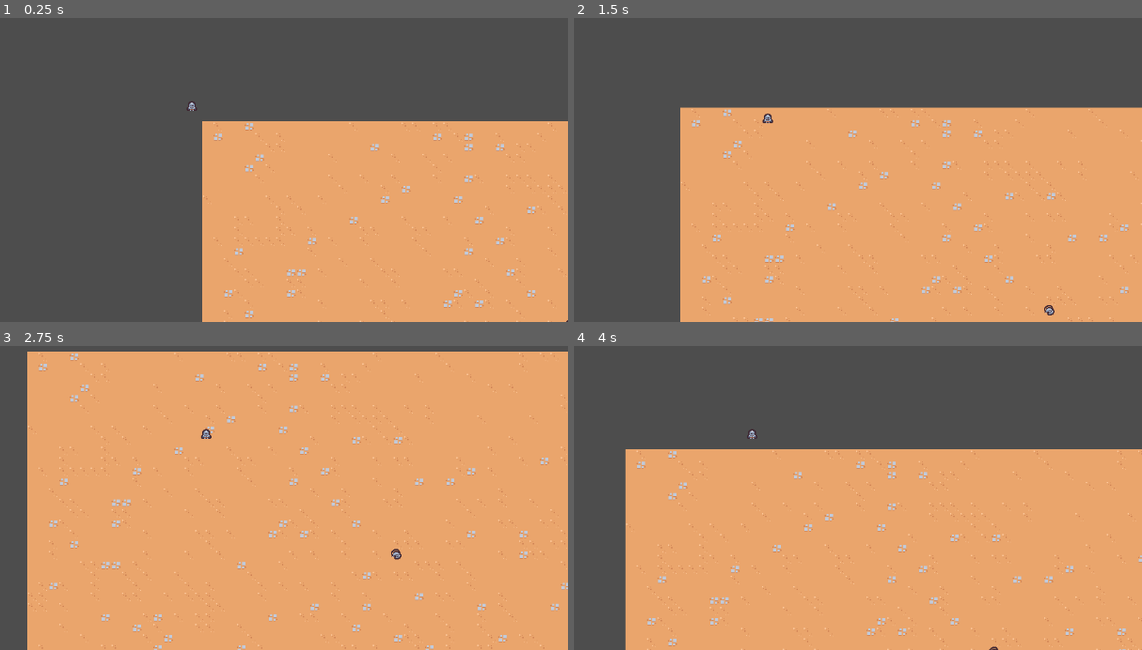
Above: before the commit, frames 1-4 (two rows, left to right).
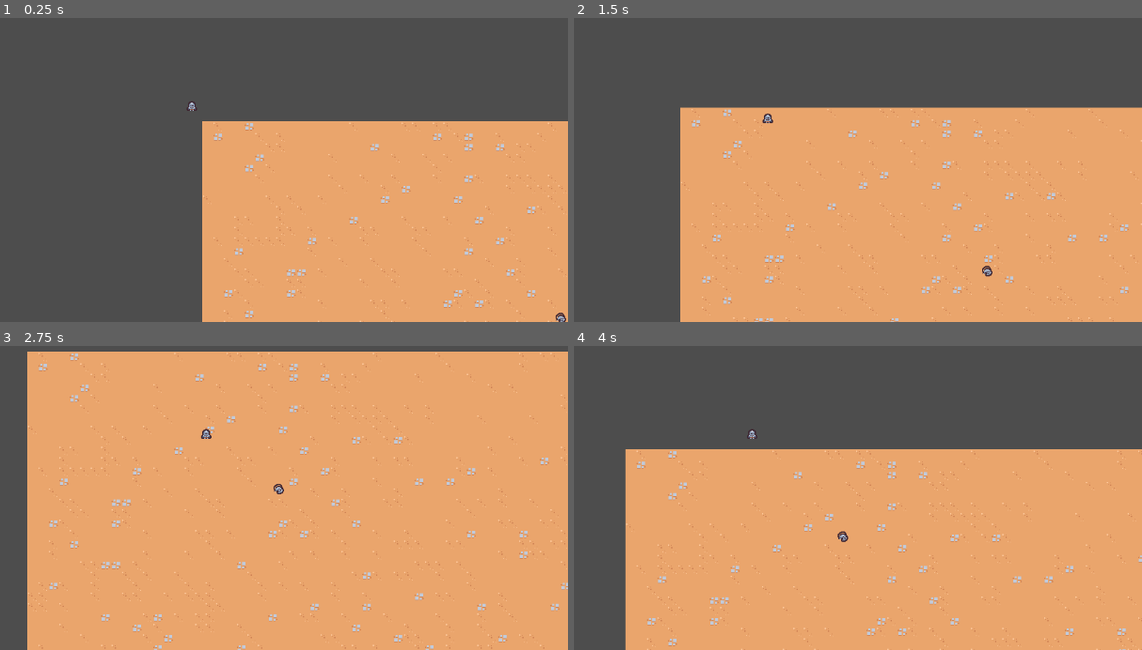
Above: after the commit, the same moments.

Repository: justknick/myFirst2DSurvivorsGame
Game: Godot game, scene res://scenes/main/main.tscn
Same seed, same stepped clock (60 frames per second), same inputs: the game is played once before the commit and once after it.
Inputs:
- Up to frame 1 (0.25 s): no input
- Up to frame 2 (1.5 s): hold D (move_right) 0.53-1.28 s; hold S (move_down) from 1.28 s (still down)
- Up to frame 3 (2.75 s): release S (move_down) at 2.03 s; hold D (move_right) from 2.03 s (still down)
- Up to frame 4 (4 s): release D (move_right) at 2.78 s; hold W (move_up) 2.78-3.53 s; hold A (move_left) from 3.53 s (still down)

The runs differ from the first frame. In frame 1, less than 0.1% of the frame differs, in the area x 97-100%, y 96-100%; in frame 2, 0.1%, in the area x 71-85%, y 81-98%; in frame 3, 0.1%; in frame 4, less than 0.1%.

Commit message:
updated basic_enemy scene (updated func process to allow enemy to move)

Diff:
--- a/scenes/basic_enemy/basic_enemy.gd
+++ b/scenes/basic_enemy/basic_enemy.gd
@@ -10,10 +10,11 @@
 
 # Called every frame. 'delta' is the elapsed time since the previous frame.
 func _process(delta):
-	pass
+	var direction = get_direction_to_player()
+	velocity = direction * MAX_SPEED
+	move_and_slide()
 
 
-#
 func get_direction_to_player():
 	var player_node = get_tree().get_first_node_in_group("player") as Node2D
 	if player_node != null:
